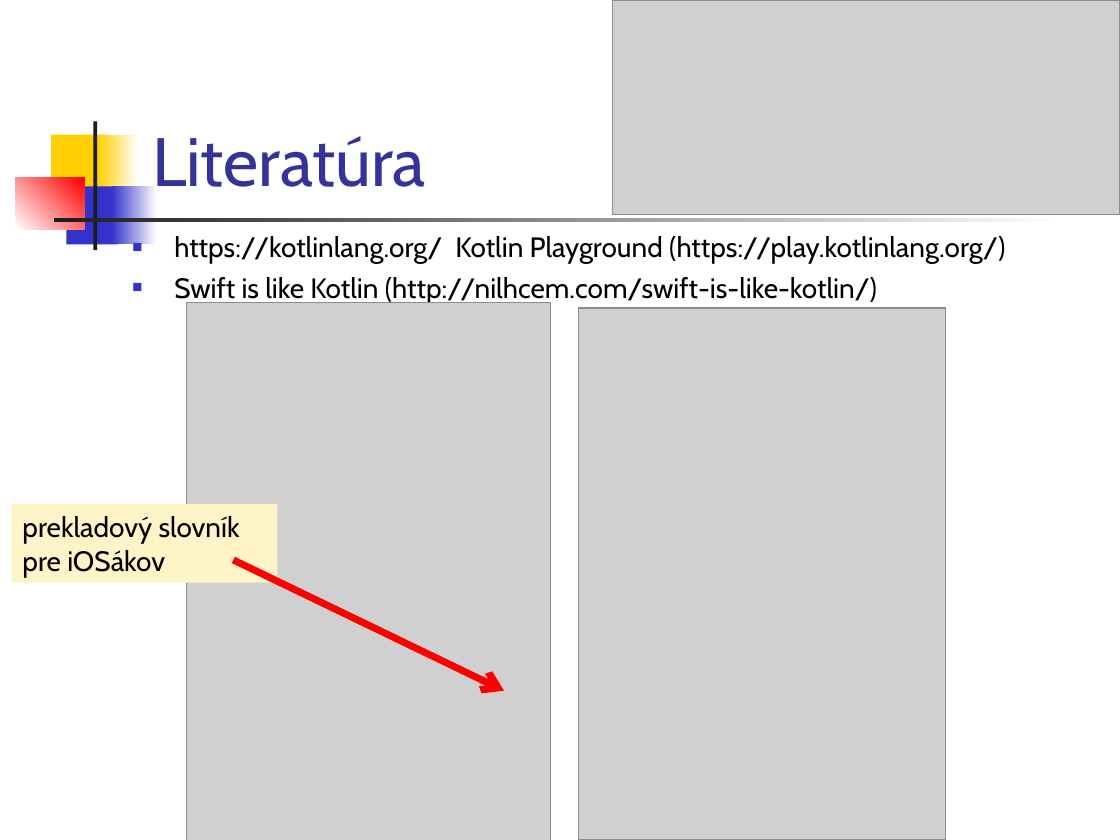
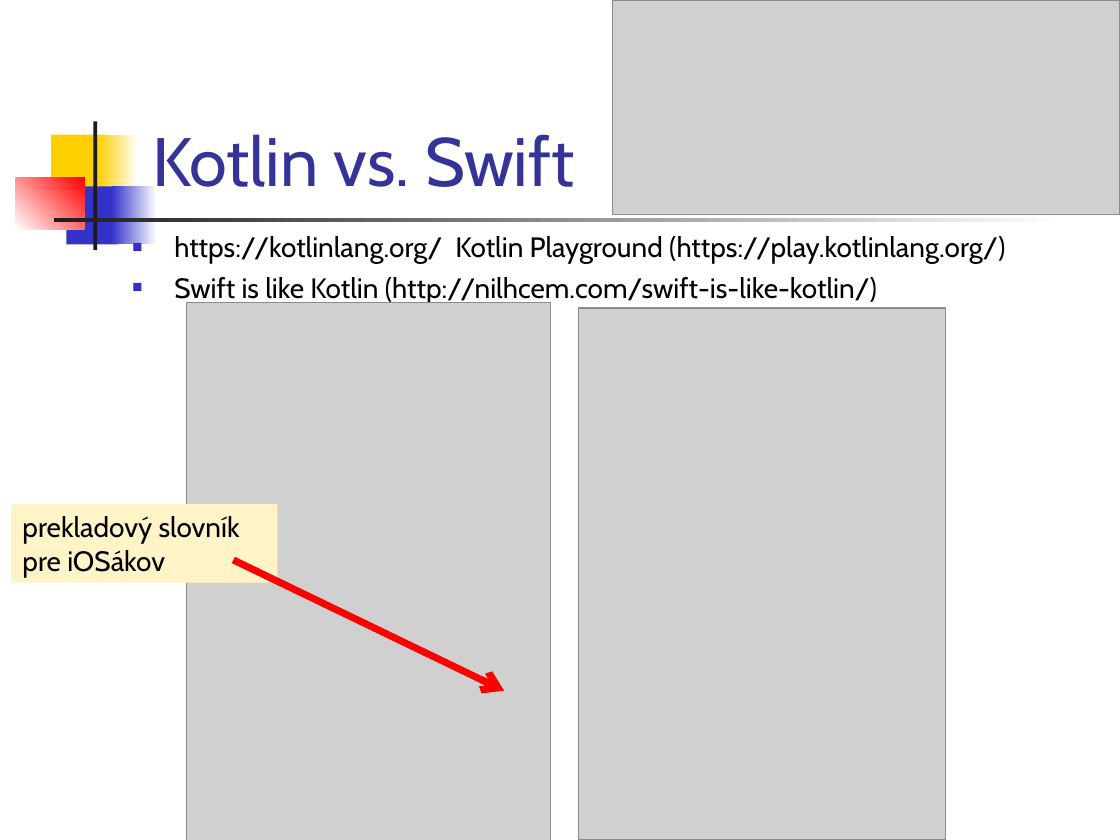
Before and after one commit to vmandro/Prednasky, a slide deck: slide 7 of 01/01_Kotlin.ppt (slide 6 before the commit). Drawn at 1120x840 pixels with LibreOffice and Linux fonts; fonts in the diff are those of the drawing; grey boxes stand for pictures. Boxes give left, top, right and bottom in pixels: in the first picture for what was removed or moved away, otherwise in the second. Text is boxed around its words. In the diff, an @@ line names an element or a change of style, - is before the commit and + after.

```diff
--- a/01/01_Kotlin.ppt
+++ b/01/01_Kotlin.ppt
@@ title at (152,134,574,187): text changed @@
-Literatúra
+Kotlin vs. Swift
```
Also in this commit, not shown: 7 other slides changed, 3 slides added, 1 slide removed, 4 other files.
